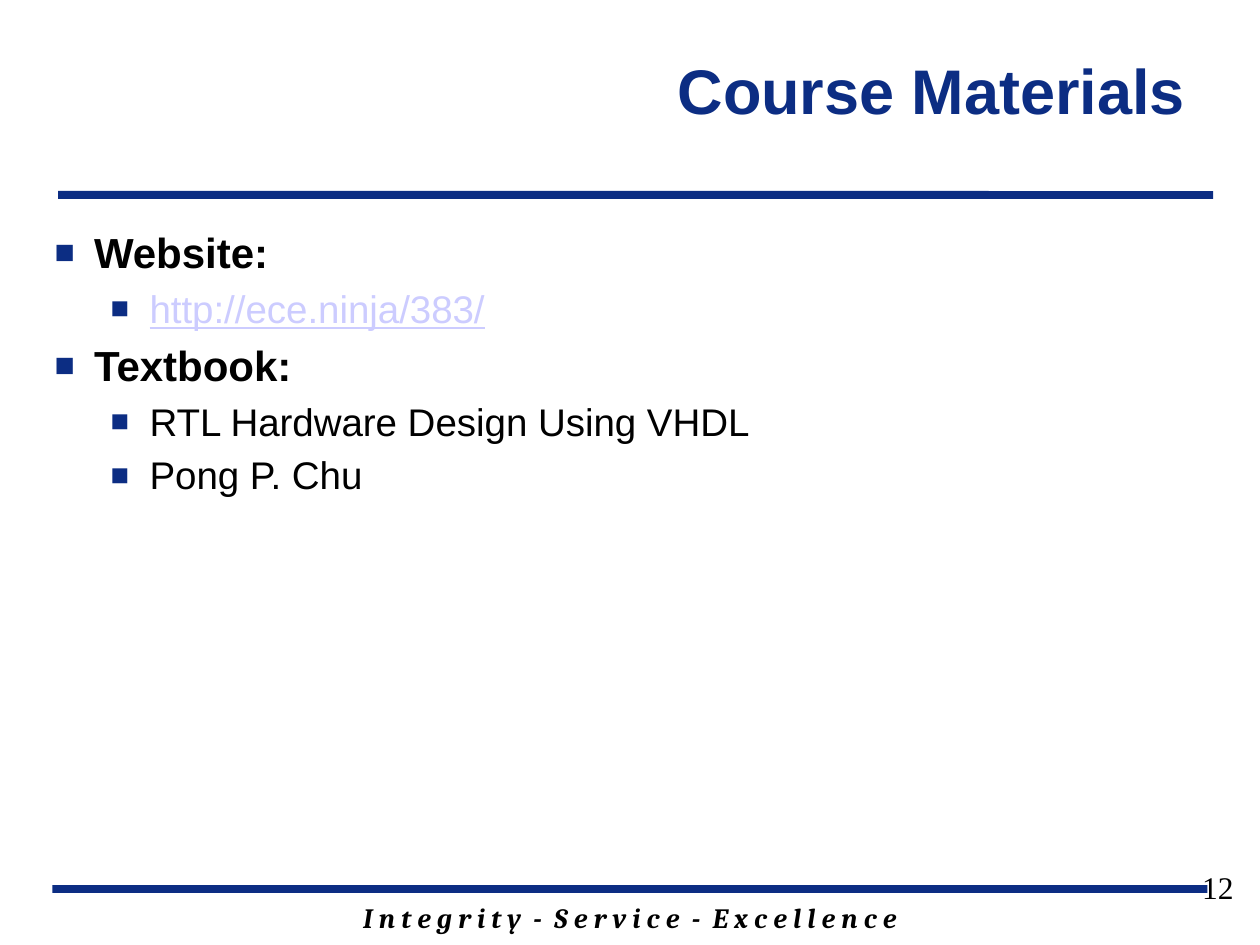
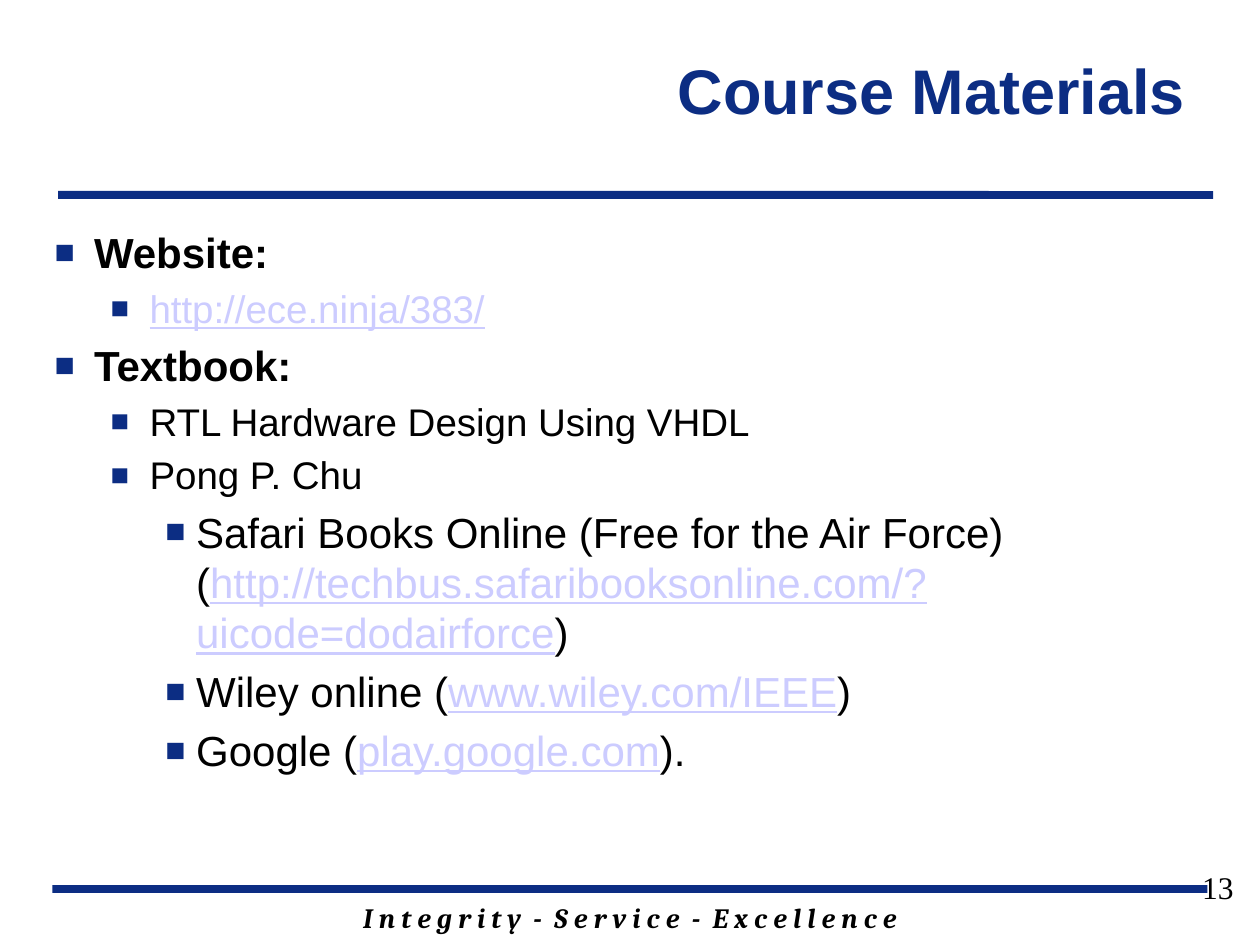
Before and after one commit to GeorgeYork/ECE383_web, a slide deck: slide 13 of lecture/slides/ECE_383_Lec1.pptx (slide 12 before the commit). Drawn at 1260x945 pixels with LibreOffice and Linux fonts; fonts in the diff are those of the drawing; background and template pictures are left out. Boxes give left, top, right and bottom in pixels: in the first picture for what was removed or moved away, otherwise in the second. Text is boxed around its words. In the diff, an @@ line names an element or a change of style, - is before the commit and + after.

```diff
--- a/lecture/slides/ECE_383_Lec1.pptx
+++ b/lecture/slides/ECE_383_Lec1.pptx
@@ text at [196, 517, 1003, 774]: paragraphs added @@
+    ■ Safari Books Online (Free for the Air Force) (http://techbus.safaribooksonline.com/?uicode=dodairforce)
+    ■ Wiley online (www.wiley.com/IEEE)
+    ■ Google (play.google.com).
@@ page number at [1202, 878, 1233, 900]: text changed @@
-12
+13
```
Also in this commit, not shown: 4 other slides changed, 3 slides added, 2 slides removed.
